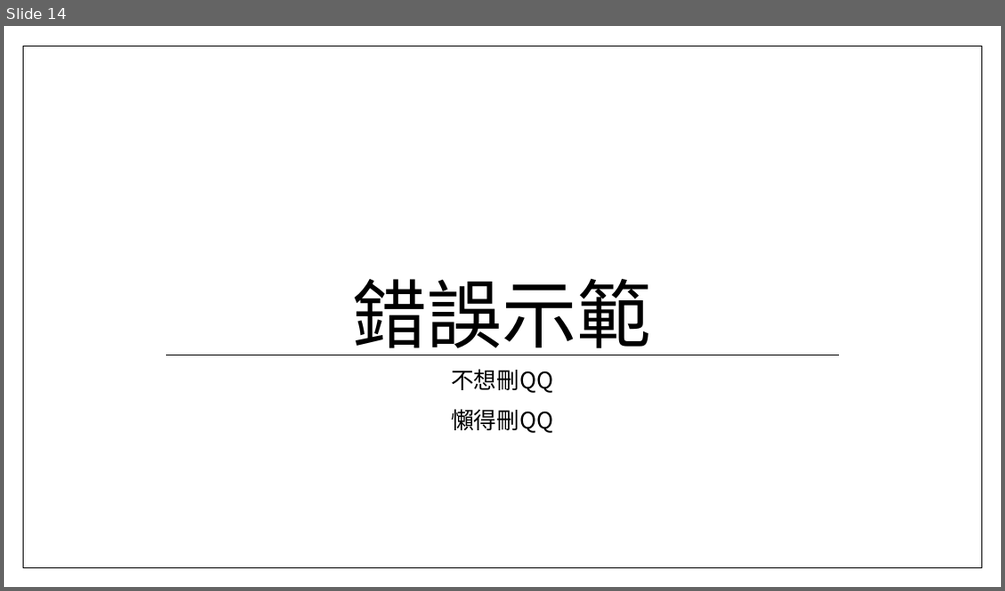
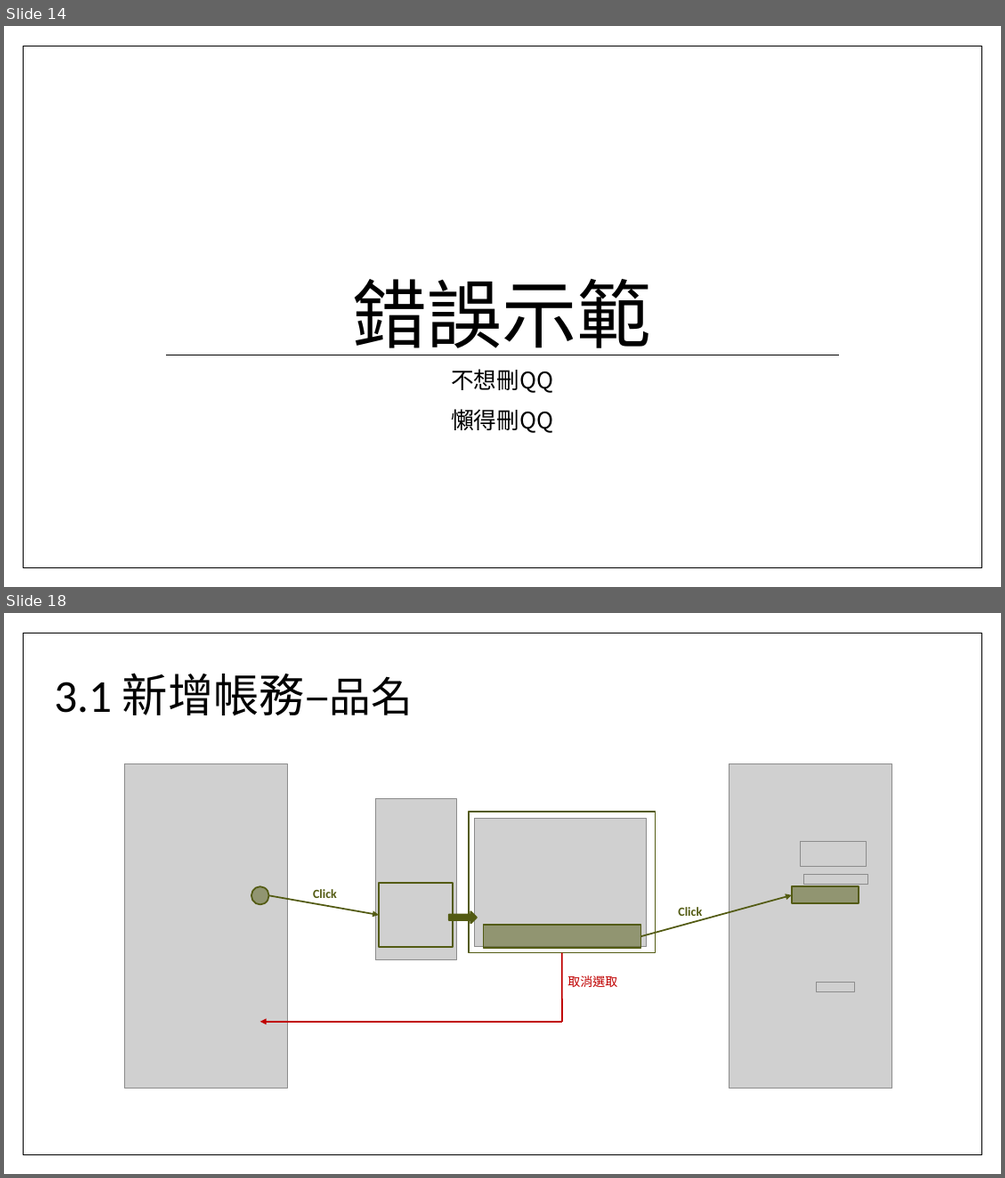
Before and after one commit to TzuHua0706/wk6, a slide deck: UX framework for MoneyCare.pptx. Shown one above the other, each under a label of ours: slide 14 before the commit, slides 14 and 18 after it; the slides between them are not shown. The pictures are 1005x591 and 1005x1178 pixels, drawn with LibreOffice and Linux fonts; fonts in the diff are those of the drawing; grey boxes stand for pictures; background and template pictures are left out. Boxes give left, top, right and bottom in pixels: in the first picture for what was removed or moved away, otherwise in the second. Text is boxed around its words. In the diff, an @@ line names an element or a change of style, - is before the commit and + after.

```diff
--- a/UX framework for MoneyCare.pptx
+++ b/UX framework for MoneyCare.pptx
@@ slide 18 added at box(4, 613, 1001, 1174), background picture (left out); not listed: 1 template element that a slide beside it also shows @@
@@ text added at box(54, 673, 413, 716), 44 pt, text #000000 @@
+3.1 新增帳務–品名
@@ picture added at box(124, 764, 287, 1088) @@
@@ picture added at box(376, 799, 456, 960) @@
@@ rectangle added at box(469, 811, 655, 952), outline #535C14 1.5 pt @@
@@ picture added at box(475, 818, 647, 947) @@
@@ ellipse added at box(251, 887, 268, 905), fill #535C14 at 50% opacity, outline #535C14 1.5 pt @@
@@ arrow added from (268, 896) to (379, 915), #535C14 1.5 pt @@
@@ text added at box(313, 889, 337, 898), 12 pt, text #535C14, bold @@
+Click
@@ rectangle added at box(379, 883, 453, 947), outline #535C14 1.5 pt @@
@@ arrow added from (641, 936) to (792, 895), #535C14 1.5 pt @@
@@ rectangle added at box(792, 887, 858, 904), fill #535C14 at 50% opacity, outline #535C14 1.5 pt @@
@@ right arrow added at box(449, 911, 477, 924), fill #535C14, outline #535C14 1.5 pt @@
@@ rectangle added at box(484, 925, 641, 948), fill #535C14 at 50% opacity, outline #535C14 1.5 pt @@
@@ text added at box(678, 907, 702, 919), 12 pt, text #535C14, bold @@
+Click
@@ line added from (562, 952) to (562, 1022), #C00000 1.5 pt @@
@@ text added at box(567, 975, 617, 987), 12 pt, text #C00000 @@
+取消選取
@@ group added at box(729, 764, 892, 1088): 4 pictures @@
@@ arrow added from (562, 1022) to (260, 1022), #C00000 1.5 pt @@
```
Also in this commit, not shown: 9 slides changed, 2 other slides added, 1 other file.
